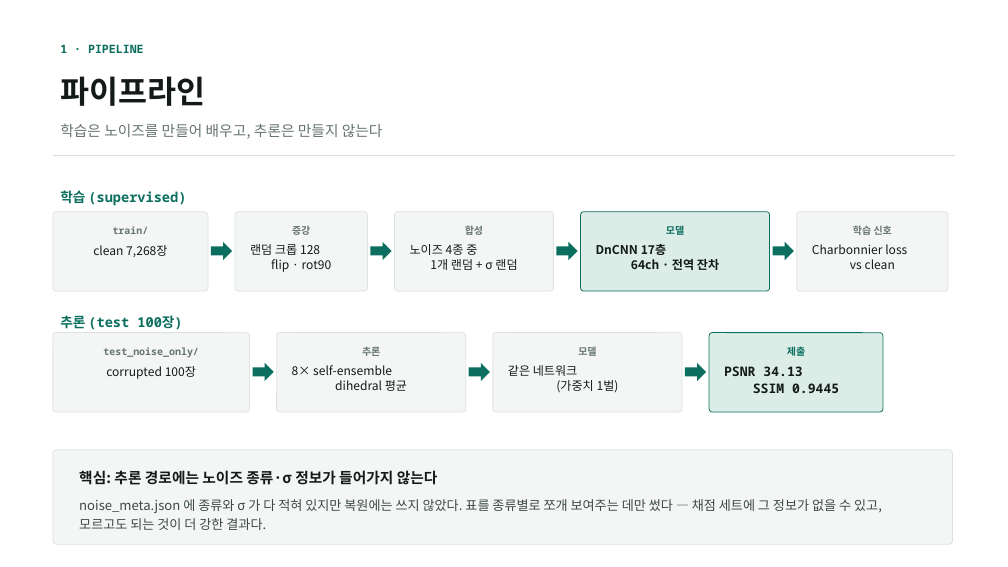
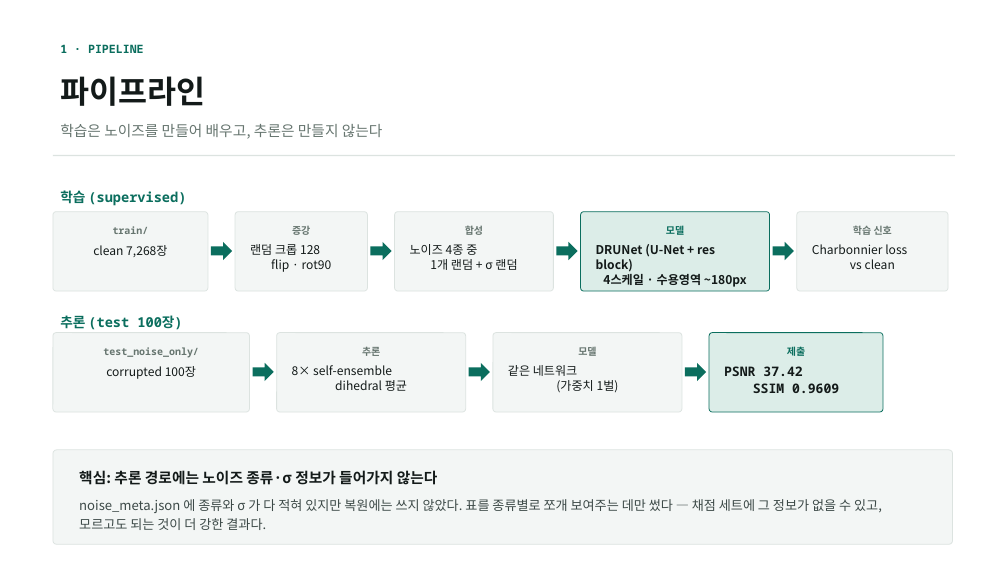
Before and after one commit to kithhooni-commits/ds-practice, a slide deck: slide 3 of 실습5/실습5_denoising_발표.pptx. Drawn at 1008x567 pixels with LibreOffice and Linux fonts; fonts in the diff are those of the drawing. Boxes give left, top, right and bottom in pixels: in the first picture for what was removed or moved away, otherwise in the second. Text is boxed around its words. In the diff, an @@ line names an element or a change of style, - is before the commit and + after.

```diff
--- a/실습5/실습5_denoising_발표.pptx
+++ b/실습5/실습5_denoising_발표.pptx
@@ text at [596,244,747,287]: text changed @@
-DnCNN 17층
-64ch · 전역 잔차
+DRUNet (U-Net + res block)
+4스케일 · 수용영역 ~180px
@@ text at [724,366,839,393]: text changed @@
-PSNR 34.13
-SSIM 0.9445
+PSNR 37.42
+SSIM 0.9609
```
Also in this commit, not shown: 11 other slides changed, 8 other files.
